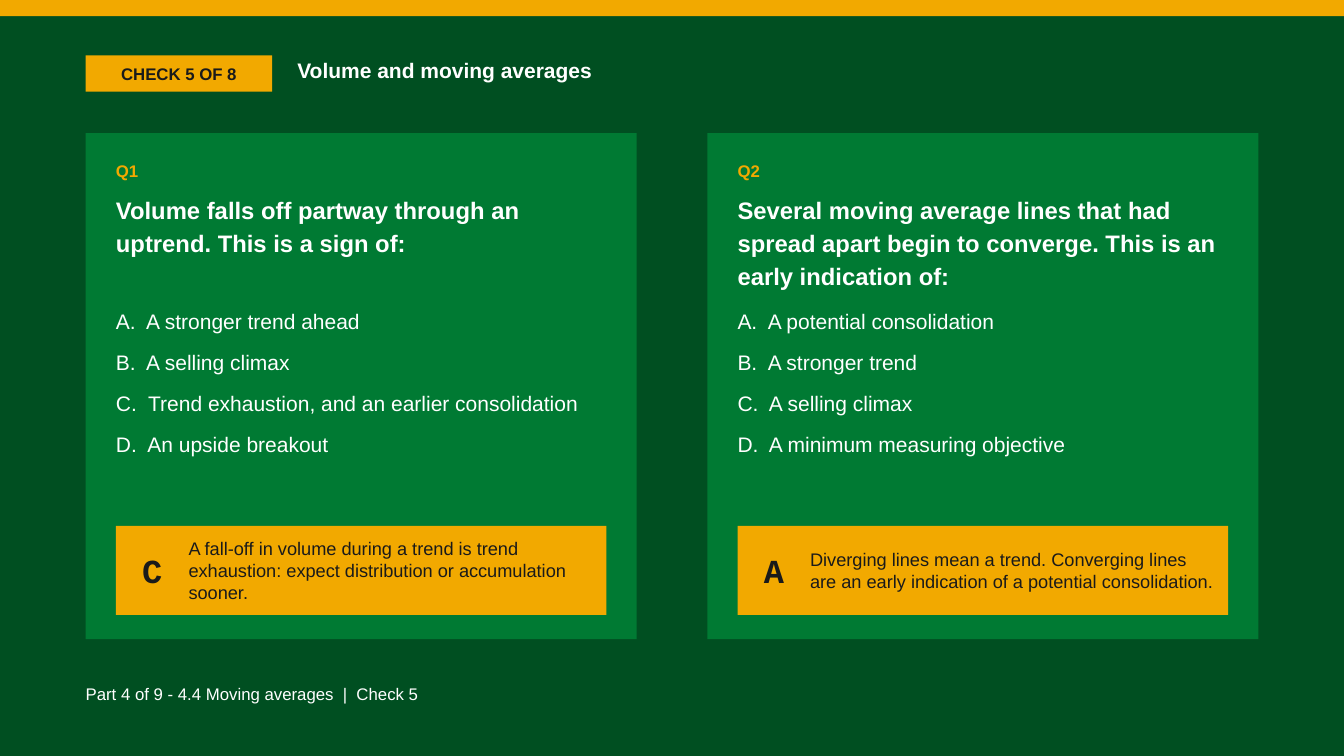
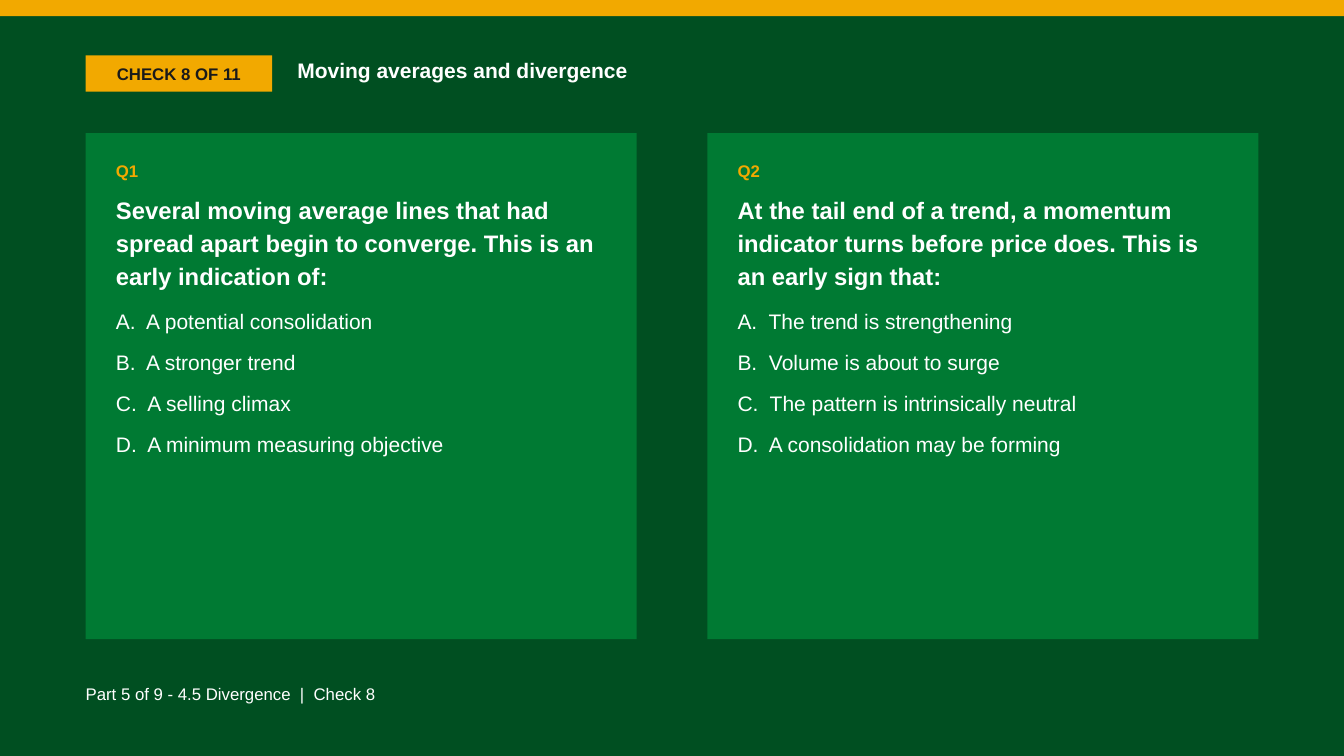
Before and after one commit to benjiesotelo-sudo/Telos_FIN1209, a slide deck: slide 58 of chapter-04/FIN1209-Chapter-04.pptx (slide 33 before the commit). Drawn at 1344x756 pixels with LibreOffice and Linux fonts; fonts in the diff are those of the drawing. Boxes give left, top, right and bottom in pixels: in the first picture for what was removed or moved away, otherwise in the second. Text is boxed around its words. In the diff, an @@ line names an element or a change of style, - is before the commit and + after.

```diff
--- a/chapter-04/FIN1209-Chapter-04.pptx
+++ b/chapter-04/FIN1209-Chapter-04.pptx
@@ text in rectangle at (x1=117, y1=68, x2=241, y2=80): text changed @@
-CHECK 5 OF 8
+CHECK 8 OF 11
@@ text at (x1=297, y1=62, x2=627, y2=82): text changed @@
-Volume and moving averages
+Moving averages and divergence
@@ text "Several moving average lines that ..." moved from (x1=738, y1=201, x2=1215, y2=290) to (x1=116, y1=201, x2=594, y2=290) @@
@@ text removed at (x1=116, y1=201, x2=519, y2=257) @@
-Volume falls off partway through an uptrend. This is a sign of:
@@ text added at (x1=738, y1=201, x2=1198, y2=290), 17 pt, text #FFFFFF, bold @@
+At the tail end of a trend, a momentum indicator turns before price does. This is an early sign that:
@@ text "A. A potential consolidation" moved from (x1=738, y1=313, x2=1065, y2=456) to (x1=116, y1=313, x2=444, y2=456) @@
@@ text removed at (x1=116, y1=313, x2=577, y2=456) @@
-A. A stronger trend ahead
-B. A selling climax
-C. Trend exhaustion, and an earlier consolidation
-D. An upside breakout
@@ text added at (x1=738, y1=313, x2=1076, y2=456), 15 pt, text #FFFFFF @@
+A. The trend is strengthening
+B. Volume is about to surge
+C. The pattern is intrinsically neutral
+D. A consolidation may be forming
@@ rectangle removed at (x1=116, y1=526, x2=607, y2=615) @@
@@ rectangle removed at (x1=738, y1=526, x2=1229, y2=615) @@
@@ text removed at (x1=142, y1=560, x2=162, y2=584) @@
-C
@@ text removed at (x1=189, y1=541, x2=566, y2=599) @@
-A fall-off in volume during a trend is trend exhaustion: expect distribution or accumulation sooner.
@@ text removed at (x1=764, y1=561, x2=784, y2=583) @@
-A
@@ text removed at (x1=810, y1=552, x2=1213, y2=592) @@
-Diverging lines mean a trend. Converging lines are an early indication of a potential consolidation.
@@ text at (x1=86, y1=688, x2=375, y2=704): text changed @@
-Part 4 of 9 - 4.4 Moving averages | Check 5
+Part 5 of 9 - 4.5 Divergence | Check 8
```
Also in this commit, not shown: 40 other slides changed, 33 slides added, 10 other files.
